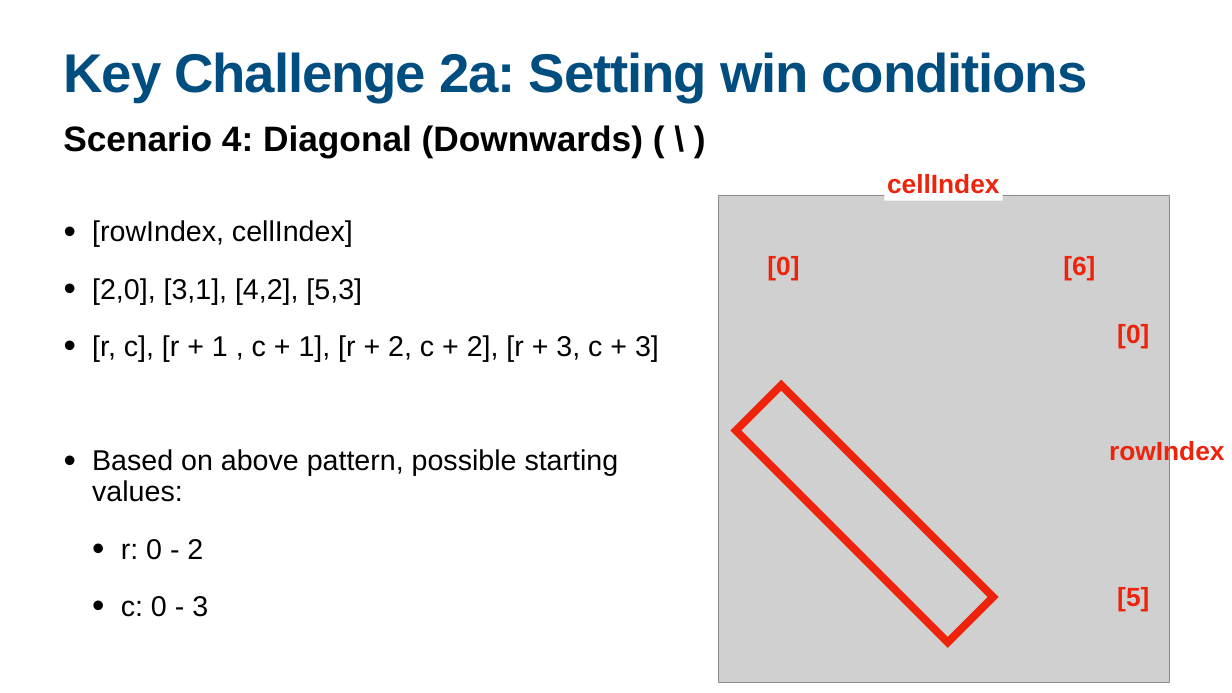
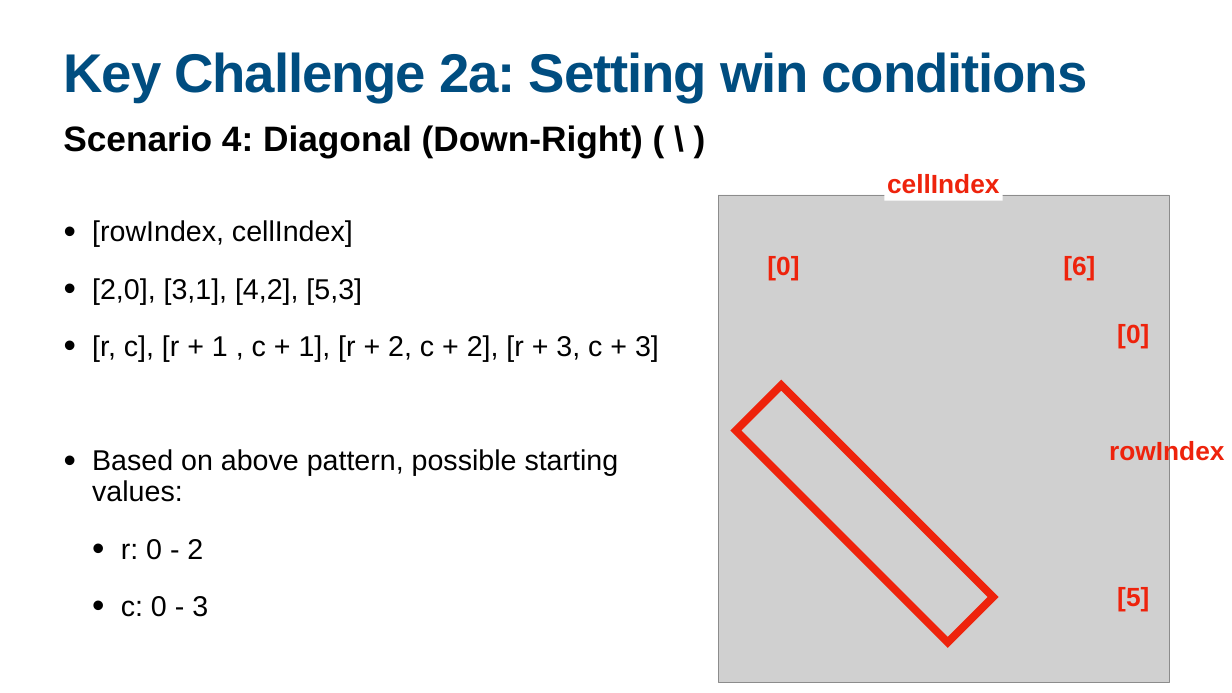
Before and after one commit to muiboonyang/connect-four, a slide deck: slide 13 of slides/Project 1 - Connect Four (Ernest).pptx. Drawn at 1232x693 pixels with LibreOffice and Linux fonts; fonts in the diff are those of the drawing; grey boxes stand for pictures. Boxes give left, top, right and bottom in pixels: in the first picture for what was removed or moved away, otherwise in the second. Text is boxed around its words. In the diff, an @@ line names an element or a change of style, - is before the commit and + after.

```diff
--- a/slides/Project 1 - Connect Four (Ernest).pptx
+++ b/slides/Project 1 - Connect Four (Ernest).pptx
@@ text at (63,125,643,157): text changed @@
-Scenario 4: Diagonal (Downwards) ( \ )
+Scenario 4: Diagonal (Down-Right) ( \ )
```
Also in this commit, not shown: 2 other slides changed, 1 other file.
